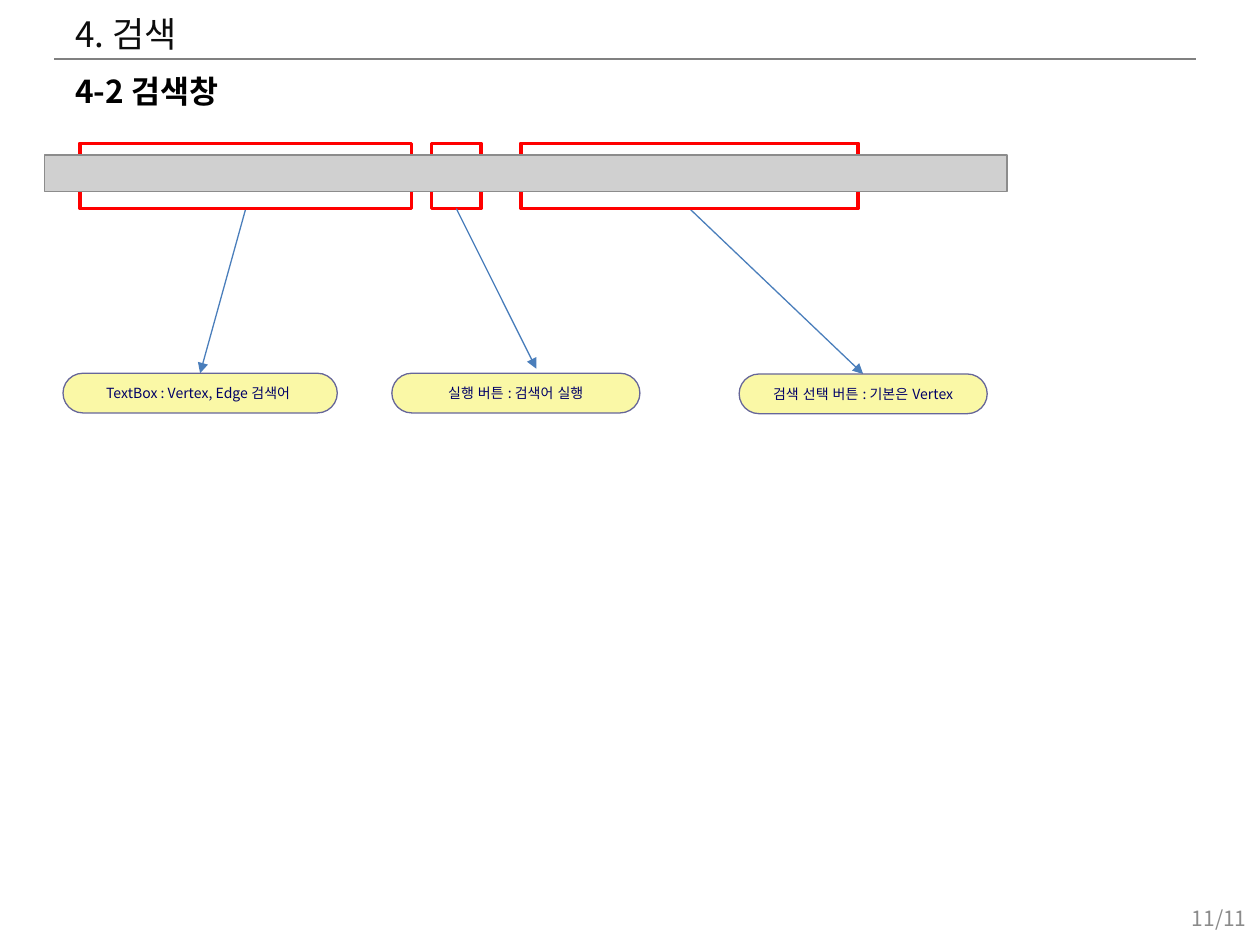
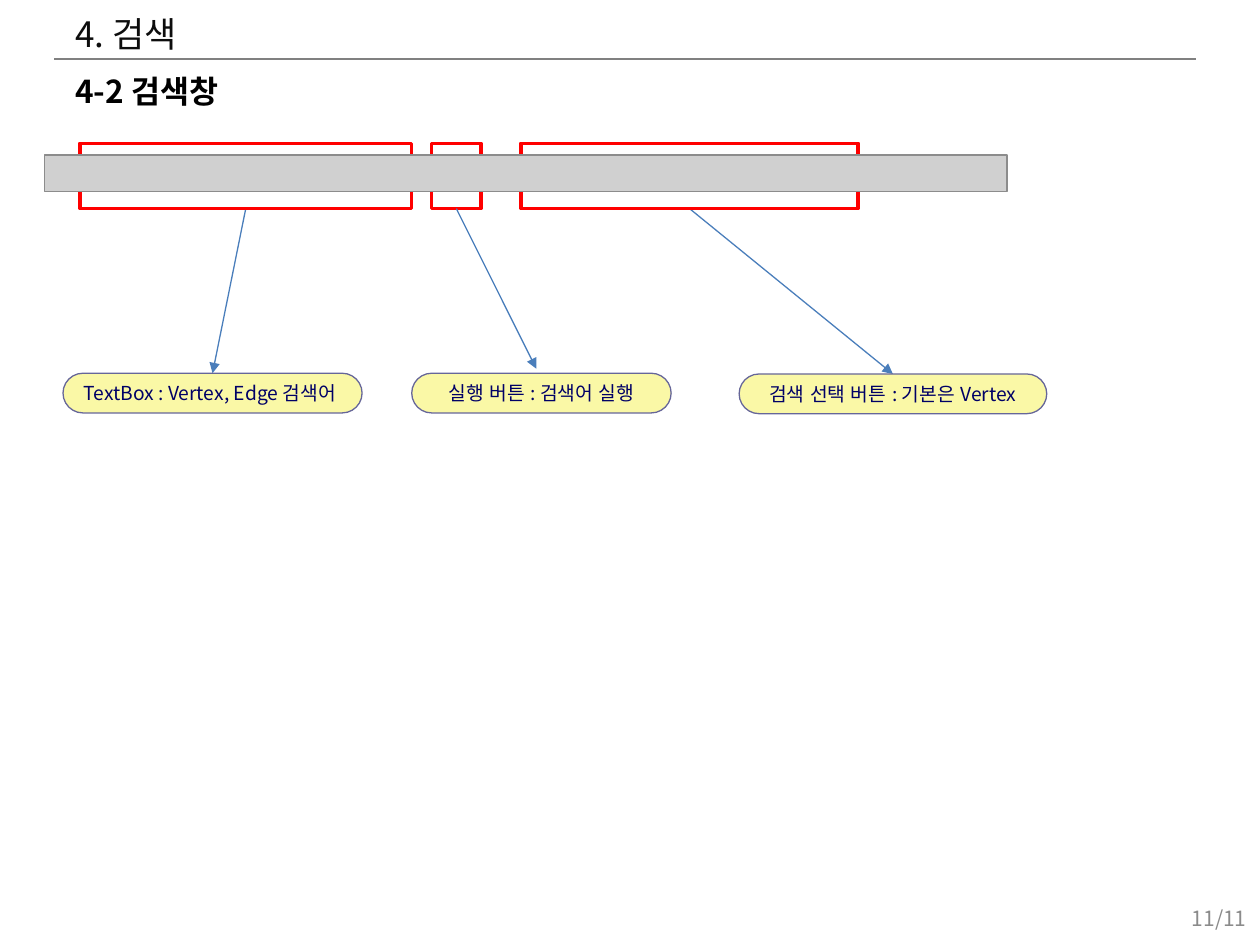
Before and after one commit to hwany7seo/gdbms_document, a slide deck: slide 11 of mockup/시각화도구_UI_UX_기획서.pptx. Drawn at 1260x945 pixels with LibreOffice and Linux fonts; fonts in the diff are those of the drawing; grey boxes stand for pictures. Boxes give left, top, right and bottom in pixels: in the first picture for what was removed or moved away, otherwise in the second. Text is boxed around its words. In the diff, an @@ line names an element or a change of style, - is before the commit and + after.

```diff
--- a/mockup/시각화도구_UI_UX_기획서.pptx
+++ b/mockup/시각화도구_UI_UX_기획서.pptx
@@ arrow moved from (246, 209) - (200, 373) to (246, 209) - (213, 373) @@
@@ arrow moved from (689, 209) - (863, 374) to (689, 209) - (893, 374) @@
@@ rounded rectangle "TextBox : Vertex, Edge 검색어": place and size @@
-rounded rectangle "TextBox : Vertex, Edge 검색어" at (63,373,338,412)
+rounded rectangle "TextBox : Vertex, Edge 검색어" at (63,373,362,412)
@@ rounded rectangle "실행 버튼 : 검색어 실행": place and size @@
-rounded rectangle "실행 버튼 : 검색어 실행" at (392,373,640,412)
+rounded rectangle "실행 버튼 : 검색어 실행" at (412,373,672,412)
@@ size 8 to 11 pt in 3 elements at (63,373,362,412), (412,373,672,412), (740,374,1047,413) @@
@@ rounded rectangle "검색 선택 버튼 : 기본은 ...": place and size @@
-rounded rectangle "검색 선택 버튼 : 기본은 ..." at (740,374,988,413)
+rounded rectangle "검색 선택 버튼 : 기본은 ..." at (740,374,1047,413)
```
Also in this commit, not shown: 10 other slides changed, 3 slides added, 2 slides removed, 8 other files.
